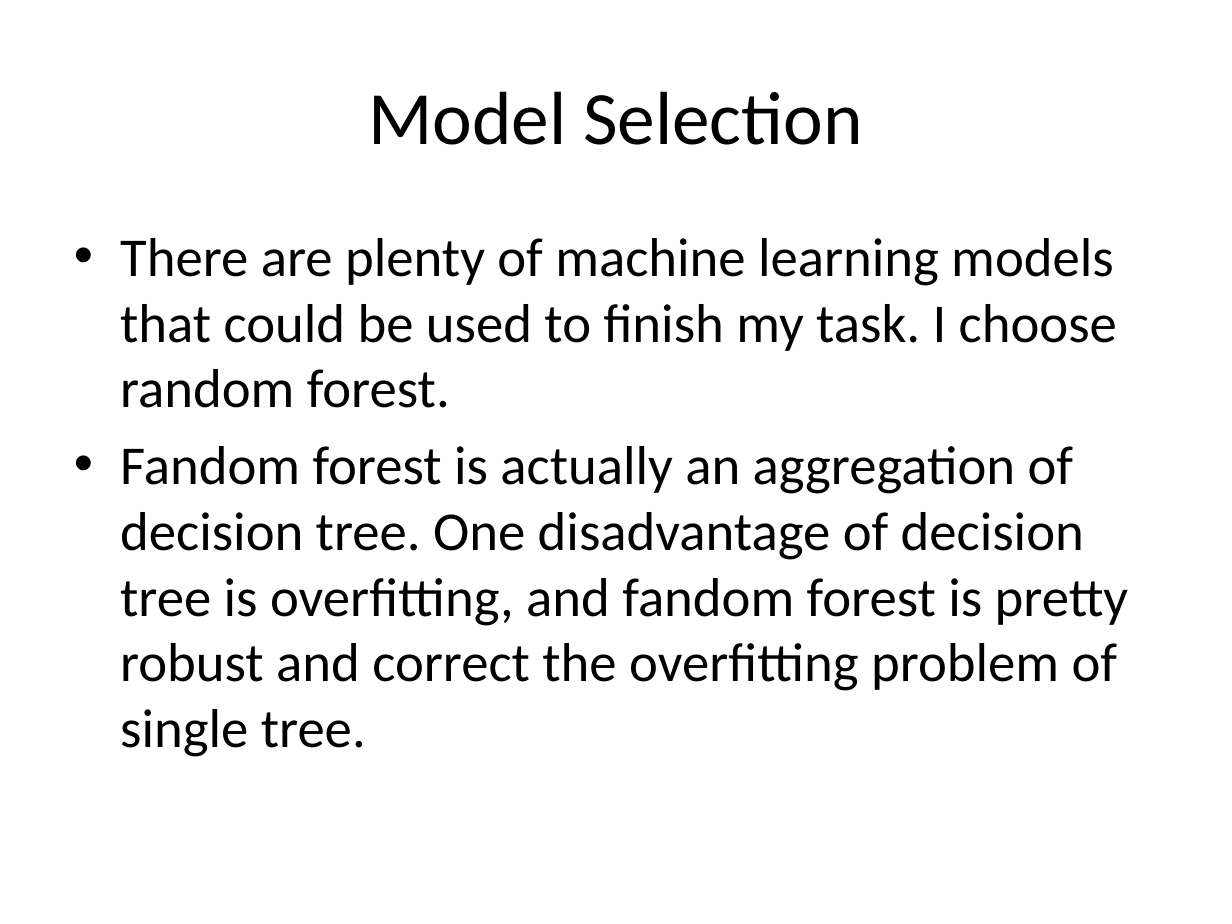
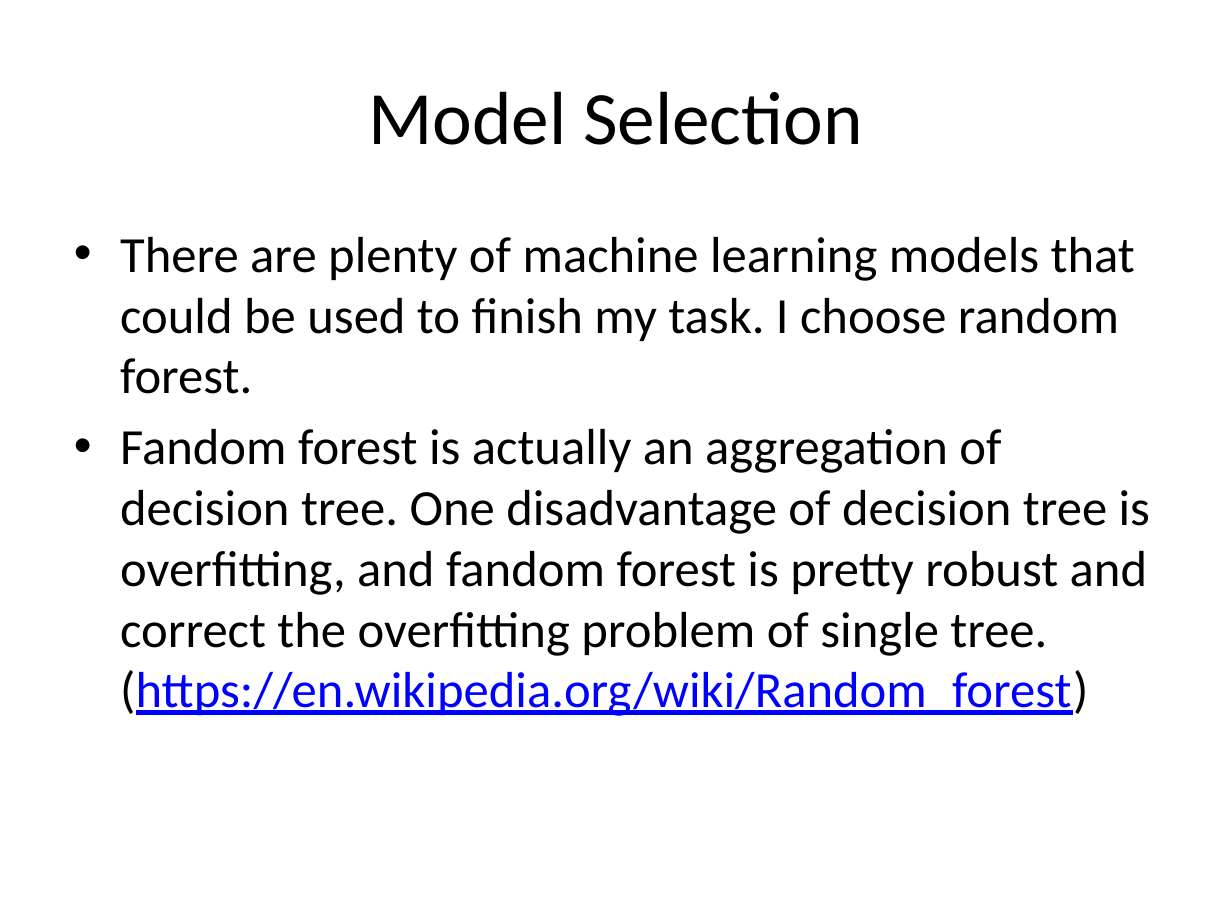
Before and after one commit to amaliujia/Foreign-Exchange, a slide deck: slide 7 of src/HW7/NonTechnical_Audience_Presentation.pptx (slide 6 before the commit). Drawn at 1232x924 pixels with LibreOffice and Linux fonts; fonts in the diff are those of the drawing. Boxes give left, top, right and bottom in pixels: in the first picture for what was removed or moved away, otherwise in the second. Text is boxed around its words. In the diff, an @@ line names an element or a change of style, - is before the commit and + after.

```diff
--- a/src/HW7/NonTechnical_Audience_Presentation.pptx
+++ b/src/HW7/NonTechnical_Audience_Presentation.pptx
@@ text at (x1=120, y1=237, x2=1135, y2=394): size 32 to 29.6 pt in "There are plenty of machine learning models ..." @@
@@ text at (x1=120, y1=429, x2=1150, y2=716): text changed; size 32 to 29.6 pt @@
-• Fandom forest is actually an aggregation of decision tree. One disadvantage of decision tree is overfitting, and fandom forest is pretty robust and correct the overfitting problem of single tree.
+• Fandom forest is actually an aggregation of decision tree. One disadvantage of decision tree is overfitting, and fandom forest is pretty robust and correct the overfitting problem of single tree. (https://en.wikipedia.org/wiki/Random_forest)
```
Also in this commit, not shown: 2 other slides changed, 1 slide added.
